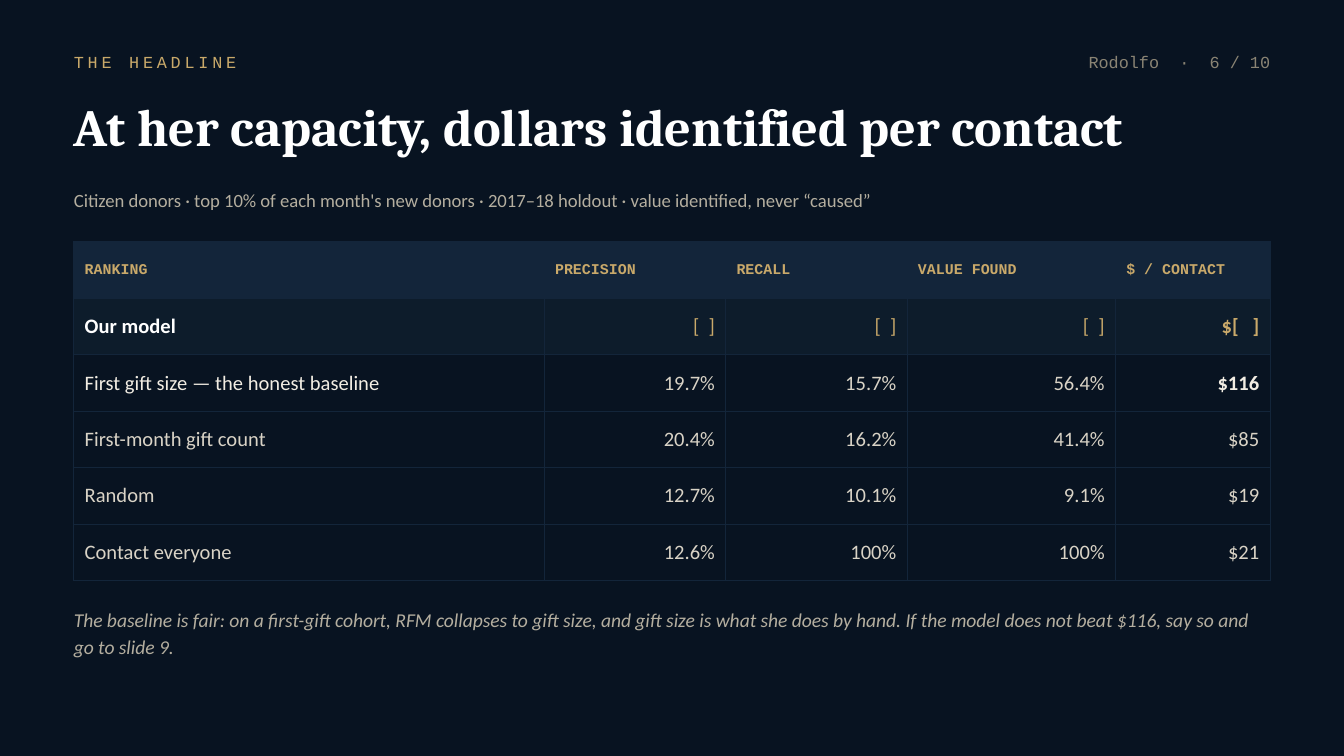
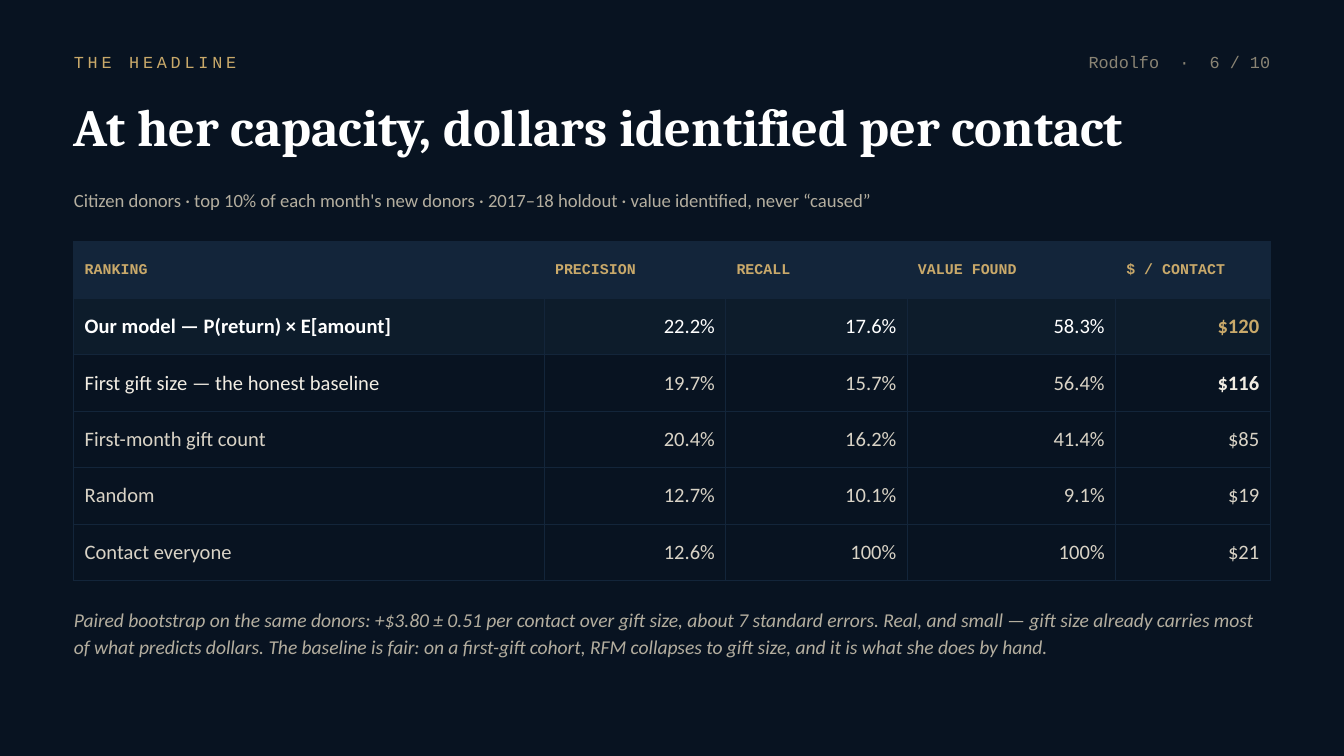
Before and after one commit to bakulbadwal/gbus8496-project, a slide deck: slide 6 of docs/slides/Group11_deck.pptx. Drawn at 1344x756 pixels with LibreOffice and Linux fonts; fonts in the diff are those of the drawing. Boxes give left, top, right and bottom in pixels: in the first picture for what was removed or moved away, otherwise in the second. Text is boxed around its words. In the diff, an @@ line names an element or a change of style, - is before the commit and + after.

```diff
--- a/docs/slides/Group11_deck.pptx
+++ b/docs/slides/Group11_deck.pptx
@@ table at bbox=[74, 242, 1270, 567] @@
-row 2: Our model | [ ] | [ ] | [ ] | $[ ]
+row 2: Our model — P(return) × E[amount] | 22.2% | 17.6% | 58.3% | $120
@@ text at bbox=[74, 613, 1253, 658]: text changed @@
-The baseline is fair: on a first-gift cohort, RFM collapses to gift size, and gift size is what she does by hand. If the model does not beat $116, say so and go to slide 9.
+Paired bootstrap on the same donors: +$3.80 ± 0.51 per contact over gift size, about 7 standard errors. Real, and small — gift size already carries most of what predicts dollars. The baseline is fair: on a first-gift cohort, RFM collapses to gift size, and it is what she does by hand.
```
Also in this commit, not shown: 2 other slides changed, 19 other files.
